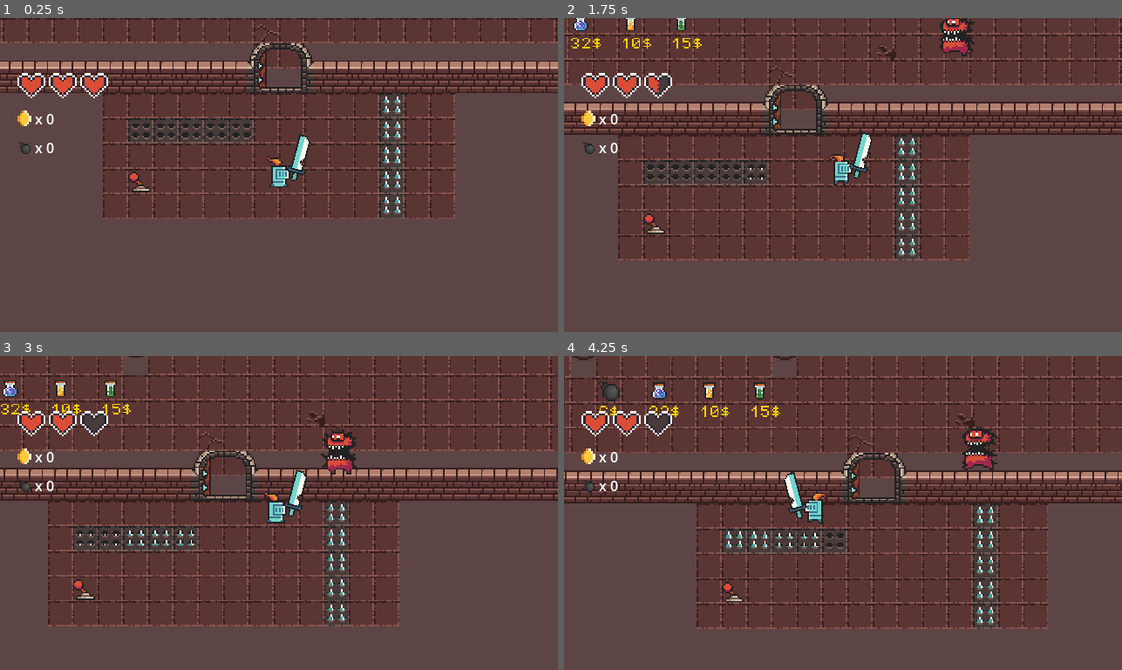
Above: before the commit, frames 1-4 (two rows, left to right).
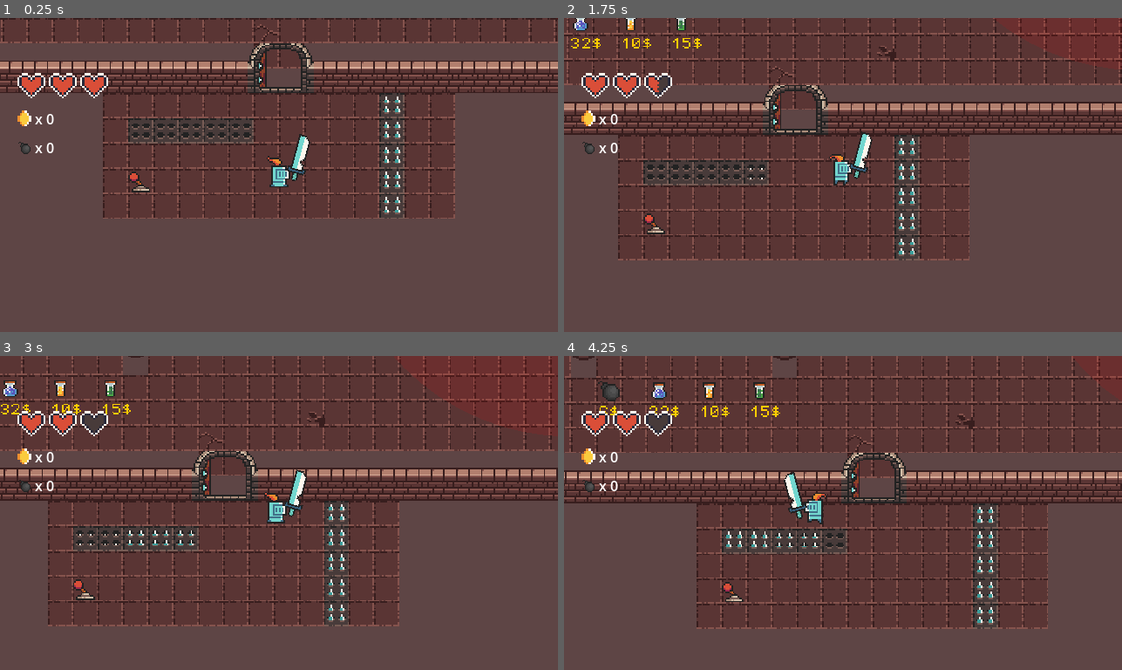
Above: after the commit, the same moments.

Repository: dadifr/Mobile_comp_Godot
Game: Godot game, scene res://scenes/world.tscn
The game is run twice, just before and just after one commit, with the same random seed, the same clock (stepped at 60 frames per second) and the same inputs. This scene is started directly instead of the project's main scene.
Inputs:
- Up to frame 1 (0.25 s): no input
- Up to frame 2 (1.75 s): tap Enter at 0.5 s; hold Right (ui_right) 0.53-1.28 s; tap Space (attack) at 0.6, 1.55 s; tap Shift (dash) at 0.8, 1.35 s; hold Down (ui_down) from 1.28 s (still down)
- Up to frame 3 (3 s): release Down (ui_down) at 2.03 s; hold Right (ui_right) 2.03-2.78 s; tap Space (attack) at 2.1 s; tap Shift (dash) at 2.3, 2.85 s; hold Up (ui_up) from 2.78 s (still down)
- Up to frame 4 (4.25 s): tap Space (attack) at 3.05 s; release Up (ui_up) at 3.53 s; hold Left (ui_left) from 3.53 s (still down); tap F (interact) at 3.6 s; tap Shift (dash) at 3.8 s

The runs differ from the first frame. In frame 2, 0.5% of the frame differs, in the area x 67-74%, y 0-13%; in frame 3, 0.6%, in the area x 57-65%, y 22-38%; in frame 4, 0.6%.

Commit message:
sistemato dash

Diff:
--- a/scenes/world.tscn
+++ b/scenes/world.tscn
@@ -536,14 +536,14 @@
 position = Vector2(874, 72)
 
 [node name="DemoneG" parent="DungeonRoom/Enemies" index="7" groups=["enemies"] instance=ExtResource("23_f17e3")]
-position = Vector2(613, 195)
+position = Vector2(773, 174)
 
 [node name="ogre" parent="DungeonRoom/Enemies" index="8" groups=["enemies"] instance=ExtResource("24_x2olw")]
 position = Vector2(848, 231)
 motion_mode = 1
 
 [node name="demone" parent="DungeonRoom/Enemies" index="9" groups=["enemies"] instance=ExtResource("25_ggc52")]
-position = Vector2(779, 247)
+position = Vector2(589, 225)
 
 [node name="Door" parent="DungeonRoom/Doors" index="0" instance=ExtResource("5_71j4m")]
 position = Vector2(369, 400)
--- a/scripts/demone.gd
+++ b/scripts/demone.gd
@@ -11,10 +11,10 @@
 @export var coin_scene: PackedScene
 @export var potionH_scene: PackedScene # <--- La nuova pozione
 @export_group("Dash Attack Settings")
-@export var dash_speed = 75.0        # Velocità dello scatto
-@export var dash_duration = 1       # Quanto dura un singolo scatto
+@export var dash_speed = 100.0        # Velocità dello scatto
+@export var dash_duration = 1.0       # Quanto dura un singolo scatto
 @export var dash_pause = 0.8          # Pausa tra uno scatto e l'altro
-@export var dash_cooldown = 3.0       # Ogni quanti secondi può rifare questa mossa
+@export var dash_cooldown = 3.5       # Ogni quanti secondi può rifare questa mossa
 @export var final_stun_time = 2     # Tempo in cui resta fermo alla fine dei 3 scatti
 
 var dash_timer = 0.0                  # Timer interno per il cooldown della mossa
@@ -62,7 +62,8 @@
 
 func _physics_process(delta):
 	# 1. GESTIONE KNOCKBACK (Priorità Massima)
-	if is_hurt:
+	# Se sta subendo knockback MA NON sta dashando, allora processa il dolore
+	if is_hurt and not is_dashing:
 		velocity = velocity.move_toward(Vector2.ZERO, 800 * delta)
 		move_and_slide()
 		return
@@ -175,63 +176,70 @@
 	# --- FINE CODICE SPINTA ---
 
 func perform_dash_attack():
-	# 1. PREAVVISO (Il nemico si ferma e cambia colore)
+	# --- 1. PREAVVISO (Il mob si prepara) ---
+	velocity = Vector2.ZERO
 	is_dashing = true
-	velocity = Vector2.ZERO
-	modulate = Color(2.0, 0.5, 0.5) # Diventa rossastro/arancione (Bloom se hai HDR)
-
-	# Aspetta mezzo secondo per caricare il colpo
+	modulate = Color(1.0, 0.5, 0.0) # Arancione per avvertire
 	await get_tree().create_timer(0.5).timeout
-	modulate = Color(1, 1, 1) # Torna normale
-
-	if player == null or is_hurt:
+	modulate = Color(1, 1, 1)
+
+	dash_timer = dash_cooldown
+
+	if player == null:
 		is_dashing = false
 		return
 
-	# 2. CALCOLO DIREZIONE E SCATTO SINGOLO
+	# Calcoliamo la direzione all'inizio dello scatto (non cambierà durante il dash)
 	var dash_dir = (player.global_position - global_position).normalized()
 	velocity = dash_dir * dash_speed
 
-	# Gestione animazione e flip
-	anim.play("run")
-	anim.flip_h = velocity.x < 0
-
-	# 3. ESECUZIONE DELLO SCATTO (Durata definita da dash_duration)
-	# Usiamo un timer per decidere quanto dura lo scatto fisico
-	var duration_timer = get_tree().create_timer(dash_duration)
-
-	# Finché il timer non scade, il nemico si muove
-	while duration_timer.time_left > 0 and not is_hurt:
-		var collision = move_and_collide(velocity * get_physics_process_delta_time())
-
-		if collision:
-			var collider = collision.get_collider()
+	# --- 2. MOVIMENTO PER UNA DURATA FISSA ---
+	var time_passed = 0.0
+
+	# Il loop continua finché non finisce il tempo dello scatto
+	while time_passed < dash_duration:
+		var delta = get_physics_process_delta_time()
+		time_passed += delta
+
+		# Calcoliamo il movimento di questo frame
+		var motion = velocity * delta
+
+		# Muoviamo il mob e controlliamo le collisioni
+		var collision_info = move_and_collide(motion)
+
+		if collision_info:
+			var collider = collision_info.get_collider()
+
 			if collider.is_in_group("player"):
+				# Se colpisce il player, fa danno ma CONTINUA lo scatto
 				dash_hit_logic(collider)
-				# Dopo aver colpito il player, decidiamo se fermarci o passargli attraverso
-				# Se vuoi che si fermi subito dopo il colpo, scommenta la riga sotto:
-				# break
+				# Scivola oltre il player per finire la corsa
+				global_position += collision_info.get_remainder()
 			else:
-				# Se sbatte contro un muro, interrompe lo scatto
+				# Se colpisce un MURO, allora si ferma forzatamente (opzionale)
+				# Se vuoi che scivoli lungo i muri invece di fermarsi,
+				# dovresti usare velocity = velocity.slide(collision_info.get_normal())
 				break
 
 		await get_tree().process_frame
 
-	# 4. FINE SCATTO E STUN (Il nemico riprende fiato)
+	# --- 3. STUN FINALE (Il mob riprende fiato) ---
 	velocity = Vector2.ZERO
 	anim.play("idle")
-
-	# Applica il tempo di cooldown e lo stun finale
-	dash_timer = dash_cooldown
 	await get_tree().create_timer(final_stun_time).timeout
-
 	is_dashing = false
 
 func dash_hit_logic(target):
-	# Applica il danno solo se il target ha il metodo
+	# Evitiamo di colpire il player mille volte nello stesso scatto
+	# Se il player ha già un timer di invulnerabilità nel suo script, questo è opzionale
 	if target.has_method("take_damage"):
-		target.take_damage(damage * 2, global_position)
-		print("Colpo critico da scatto!")
+		# Esempio: Il dash infligge il DOPPIO del danno normale
+		var dash_damage = damage * 2
+		target.take_damage(dash_damage, global_position)
+
+		# Opzionale: Se vuoi che lo scatto si fermi appena colpisce il player
+		# time_passed = dash_duration
+
 
 # --- FUNZIONE ATTACCO AGGIORNATA ---
 func attack_player(target):
@@ -281,15 +289,25 @@
 
 func take_damage(amount, source_pos = Vector2.ZERO):
 	current_health -= amount
-	if source_pos != Vector2.ZERO:
-		var knockback_dir = (global_position - source_pos).normalized()
-		velocity = knockback_dir * knockback_force
-		is_hurt = true
+
+	# Se NON sta dashando, applica il knockback normalmente
+	if not is_dashing:
+		if source_pos != Vector2.ZERO:
+			var knockback_dir = (global_position - source_pos).normalized()
+			velocity = knockback_dir * knockback_force
+			is_hurt = true
+	else:
+		# Se sta dashando, magari facciamo solo un flash rosso più veloce
+		# senza cambiare la velocity o impostare is_hurt = true
+		pass
 
 	modulate = Color(1, 0, 0)
 	await get_tree().create_timer(0.2).timeout
 	modulate = Color(1, 1, 1)
-	is_hurt = false
+
+	if not is_dashing:
+		is_hurt = false
+
 	was_chasing = true
 
 	if current_health <= 0:
--- a/scripts/demone_g.gd
+++ b/scripts/demone_g.gd
@@ -11,10 +11,10 @@
 @export var coin_scene: PackedScene
 @export var potionH_scene: PackedScene # <--- La nuova pozione
 @export_group("Dash Attack Settings")
-@export var dash_speed = 170.0        # Velocità dello scatto
-@export var dash_duration = 1       # Quanto dura un singolo scatto
+@export var dash_speed = 220.0        # Velocità dello scatto
+@export var dash_duration = 2.5       # Quanto dura un singolo scatto
 @export var dash_pause = 0.8          # Pausa tra uno scatto e l'altro
-@export var dash_cooldown = 2.0       # Ogni quanti secondi può rifare questa mossa
+@export var dash_cooldown = 3.5       # Ogni quanti secondi può rifare questa mossa
 @export var final_stun_time = 2     # Tempo in cui resta fermo alla fine dei 3 scatti
 
 var dash_timer = 0.0                  # Timer interno per il cooldown della mossa
@@ -176,49 +176,54 @@
 	# --- FINE CODICE SPINTA ---
 
 func perform_dash_attack():
-	# --- 1. PREAVVISO ---
+	# --- 1. PREAVVISO (Il mob si prepara) ---
 	velocity = Vector2.ZERO
 	is_dashing = true
-	modulate = Color(1.0, 0.5, 0.0)
+	modulate = Color(1.0, 0.5, 0.0) # Arancione per avvertire
 	await get_tree().create_timer(0.5).timeout
 	modulate = Color(1, 1, 1)
 
 	dash_timer = dash_cooldown
 
-	# RIMOSSO: if is_hurt: return
 	if player == null:
 		is_dashing = false
 		return
 
+	# Calcoliamo la direzione all'inizio dello scatto (non cambierà durante il dash)
 	var dash_dir = (player.global_position - global_position).normalized()
 	velocity = dash_dir * dash_speed
 
-	# --- 2. MOVIMENTO CONTINUO ---
-	var hit_wall = false
-	while not hit_wall:
-		# Spostiamo il mob manualmente calcolando il movimento di questo frame
-		var motion = velocity * get_physics_process_delta_time()
-
-		# move_and_collide restituisce la collisione se avviene
+	# --- 2. MOVIMENTO PER UNA DURATA FISSA ---
+	var time_passed = 0.0
+
+	# Il loop continua finché non finisce il tempo dello scatto
+	while time_passed < dash_duration:
+		var delta = get_physics_process_delta_time()
+		time_passed += delta
+
+		# Calcoliamo il movimento di questo frame
+		var motion = velocity * delta
+
+		# Muoviamo il mob e controlliamo le collisioni
 		var collision_info = move_and_collide(motion)
 
 		if collision_info:
 			var collider = collision_info.get_collider()
 
 			if collider.is_in_group("player"):
-				# COLPISCE IL PLAYER: fa danno e...
+				# Se colpisce il player, fa danno ma CONTINUA lo scatto
 				dash_hit_logic(collider)
-
-				# ...CONTINUA IL MOTO: sommiamo la parte di movimento rimanente
-				# per evitare che il mob si "impunti" sul player
+				# Scivola oltre il player per finire la corsa
 				global_position += collision_info.get_remainder()
 			else:
-				# COLPISCE UN MURO (o altro): si ferma
-				hit_wall = true
+				# Se colpisce un MURO, allora si ferma forzatamente (opzionale)
+				# Se vuoi che scivoli lungo i muri invece di fermarsi,
+				# dovresti usare velocity = velocity.slide(collision_info.get_normal())
+				break
 
 		await get_tree().process_frame
 
-	# --- 3. STUN FINALE ---
+	# --- 3. STUN FINALE (Il mob riprende fiato) ---
 	velocity = Vector2.ZERO
 	anim.play("idle")
 	await get_tree().create_timer(final_stun_time).timeout
